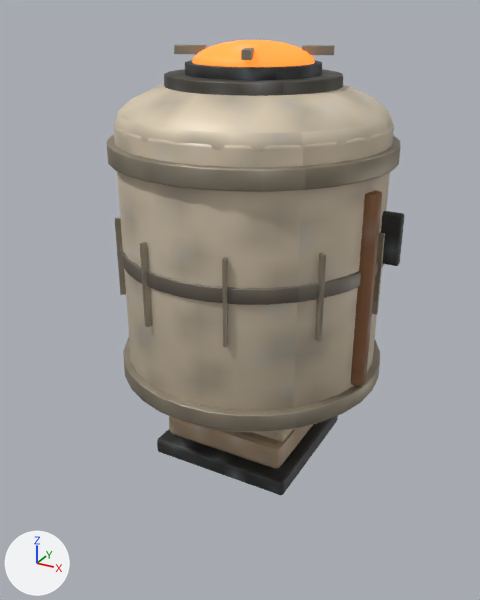
What one commit did to the glTF model assets/models/buildings/silo.glb.
Before and after are seen from a 50 mm lens placed at (0.93, -1.785, 1.411), pointed at (-0.014, -0.07, 0.553). Arrows for +X, +Y and +Z are at lower left; the lights stay in place. The first picture is the older version. Vertices at exactly the same position are counted once.

Before the edit, the objects in view are built like this:
```python
me_cube = bpy.data.meshes.new('Cube')
me_cube.from_pydata(...)  # 3240 vertices, 6300 faces; spans x -0.46..0.46, y -0.443..0.443, z 0.0..1.329
me_cube.materials.append(mat_glb_soot_black)
me_cube.materials.append(mat_glb_sunbaked_pad)
me_cube.materials.append(mat_glb_pad_top)
me_cube.materials.append(mat_glb_rust)
me_cube.materials.append(mat_glb_sun_baked_ochre_steel)
me_cube.materials.append(mat_glb_worn_steel_rim)
me_cube.materials.append(mat_glb_weathered_umber_steel)
me_cube.materials.append(mat_glb_sun_baked_bone_steel)
me_cube.materials.append(mat_glb_warm_gunmetal)
me_cube.materials.append(mat_glb_raw_spice)
me_cube.materials.append(mat_glb_spice_glow)
me_cube.materials.append(mat_glb_louver_dark)
me_cube.materials.append(mat_factiontrim)  # pink #f127c5
me_cube.materials.append(mat_glb_status_lamp)
ob_sandwar3d = bpy.data.objects.new('Sandwar3D', me_cube)
ob_sandwar3d.location = (0.0, 0.0, 0.0)
```
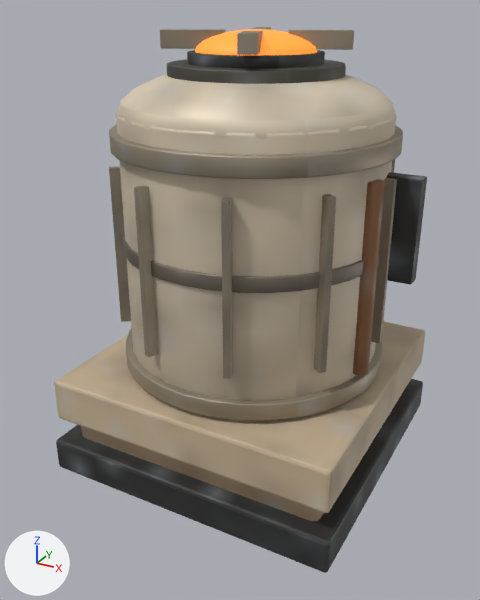
What differs and where, as boxes [x1, y1, x2, y2] in the pictures (480 x 600 px; the box of a moved part takes in the faces that stretch with it):
'Sandwar3D', reshaped (26% wider, 20% taller)
    before: [107, 40, 404, 495]
    after: [54, 27, 427, 573]
part 1 of me_cube, moved or reshaped
    before: [113, 122, 394, 432]
    after: [116, 111, 396, 400]
part 2 of me_cube, rebuilt
    before: [114, 84, 394, 151]
    after: [117, 74, 397, 139]
part 3 of me_cube, rebuilt
    before: [192, 40, 315, 67]
    after: [195, 29, 317, 56]
part 4 of me_cube, rebuilt
    before: [123, 338, 380, 431]
    after: [126, 328, 382, 421]
part 5 of me_cube, rebuilt
    before: [107, 134, 400, 192]
    after: [109, 124, 403, 179]
part 6 of me_cube, rebuilt
    before: [120, 245, 384, 305]
    after: [123, 235, 380, 293]
part 7 of me_cube, rebuilt (7% shorter)
    before: [164, 69, 343, 96]
    after: [166, 59, 346, 84]
part 8 of me_cube, rebuilt (10% shorter)
    before: [185, 60, 322, 80]
    after: [187, 50, 325, 68]
part 9 of me_cube, rebuilt
    before: [350, 190, 382, 386]
    after: [353, 179, 385, 375]
part 10 of me_cube, rebuilt (not visible afterwards)
    before: [252, 429, 293, 442]
part 11 of me_cube, deleted (mostly hidden)
    before: [115, 45, 404, 495]
part 12 of me_cube, added
    after: [54, 160, 427, 573]
part 13 of me_cube, added (brown)
    after: [160, 27, 354, 55]

Diff of the bpy script that builds the scene:
```diff
--- a/assets/models/buildings/silo.glb.py
+++ b/assets/models/buildings/silo.glb.py
@@ me_cube @@
 # used by ob_sandwar3d; location = (0.0, 0.0, 0.0)
-me_cube.from_pydata(...)  # 3240 vertices, 6300 faces; spans x -0.46..0.46, y -0.443..0.443, z 0.0..1.329
+me_cube.from_pydata(...)  # 3252 vertices, 6300 faces; spans x -0.505..0.505, y -0.482..0.482, z 0.0..1.356
+# me_cube part 1: the loose piece of 192 vertices spanning x -0.405..0.405, y -0.42..0.39, z 0.293..1.112 is moved by (0.0, 0.015, 0.028)
+# me_cube part 2: the loose piece of 245 vertices spanning x -0.405..0.405, y -0.42..0.39, z 0.965..1.24 is rebuilt with 246 vertices and now spans x -0.405..0.405, y -0.405..0.405, z 0.992..1.268
+# me_cube part 3: the loose piece of 239 vertices spanning x -0.175..0.175, y -0.19..0.16, z 1.206..1.329 is rebuilt with 236 vertices and now spans x -0.175..0.175, y -0.175..0.175, z 1.234..1.356
+# me_cube part 4: the loose piece of 192 vertices spanning x -0.428..0.428, y -0.443..0.413, z 0.315..0.37 is rebuilt with 164 vertices and now spans x -0.428..0.428, y -0.428..0.428, z 0.343..0.398
+# me_cube part 5: the loose piece of 192 vertices spanning x -0.428..0.428, y -0.443..0.413, z 1.005..1.06 is rebuilt with 168 vertices and now spans x -0.428..0.428, y -0.428..0.428, z 1.032..1.087
+# me_cube part 6: the loose piece of 168 vertices spanning x -0.412..0.412, y -0.427..0.397, z 0.7..0.745 is rebuilt with 148 vertices and now spans x -0.412..0.412, y -0.412..0.412, z 0.728..0.772
+# me_cube part 7: the loose piece of 144 vertices spanning x -0.255..0.255, y -0.27..0.24, z 1.165..1.24 is rebuilt with 127 vertices and now spans x -0.255..0.255, y -0.255..0.255, z 1.192..1.268
+# me_cube part 8: the loose piece of 96 vertices spanning x -0.195..0.195, y -0.21..0.18, z 1.225..1.27 is rebuilt with 85 vertices and now spans x -0.195..0.195, y -0.195..0.195, z 1.252..1.298
+# me_cube part 9: the loose piece of 72 vertices spanning x 0.372..0.428, y -0.123..-0.067, z 0.382..0.963 is rebuilt with 63 vertices and now spans x 0.372..0.428, y -0.108..-0.052, z 0.41..0.99
+# me_cube part 10: the loose piece of 56 vertices spanning x -0.235..0.235, y -0.25..0.22, z 0.198..0.267 is rebuilt with 56 vertices and now spans x -0.365..0.365, y -0.365..0.365, z 0.21..0.28
+# me_cube part 11: 33 loose pieces with 1164 vertices, spanning x -0.46..0.46, y -0.417..0.429, z 0.0..1.315, are deleted
+# me_cube part 12: 1167 vertices added at x -0.505..0.505, y -0.482..0.482, z 0.0..1.038
+# me_cube part 13: 104 vertices added at x -0.258..0.258, y -0.258..0.258, z 1.305..1.355
+# other edits to the shape of me_cube do not show in these pictures
 me_cube.materials.append(mat_glb_soot_black)
```
